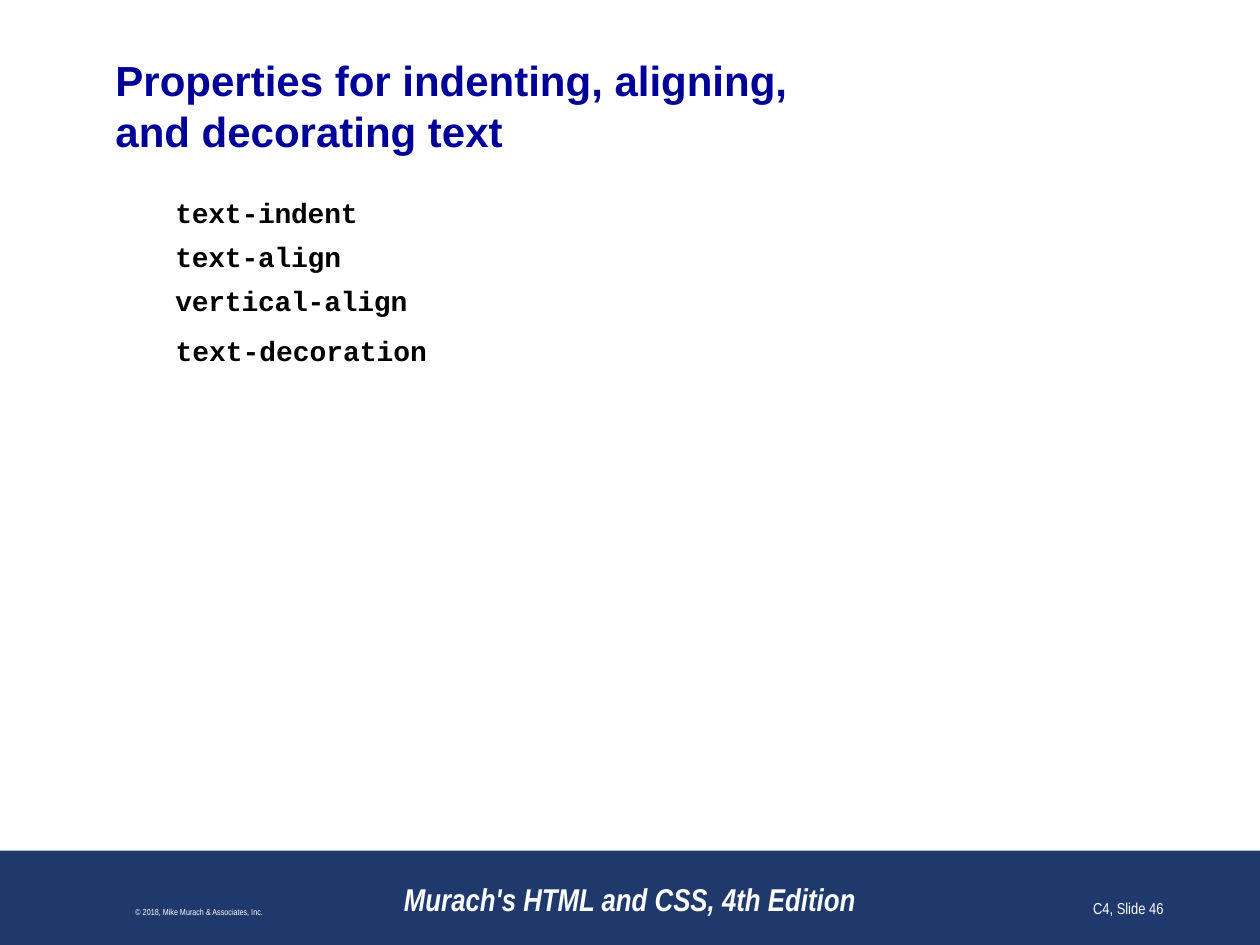
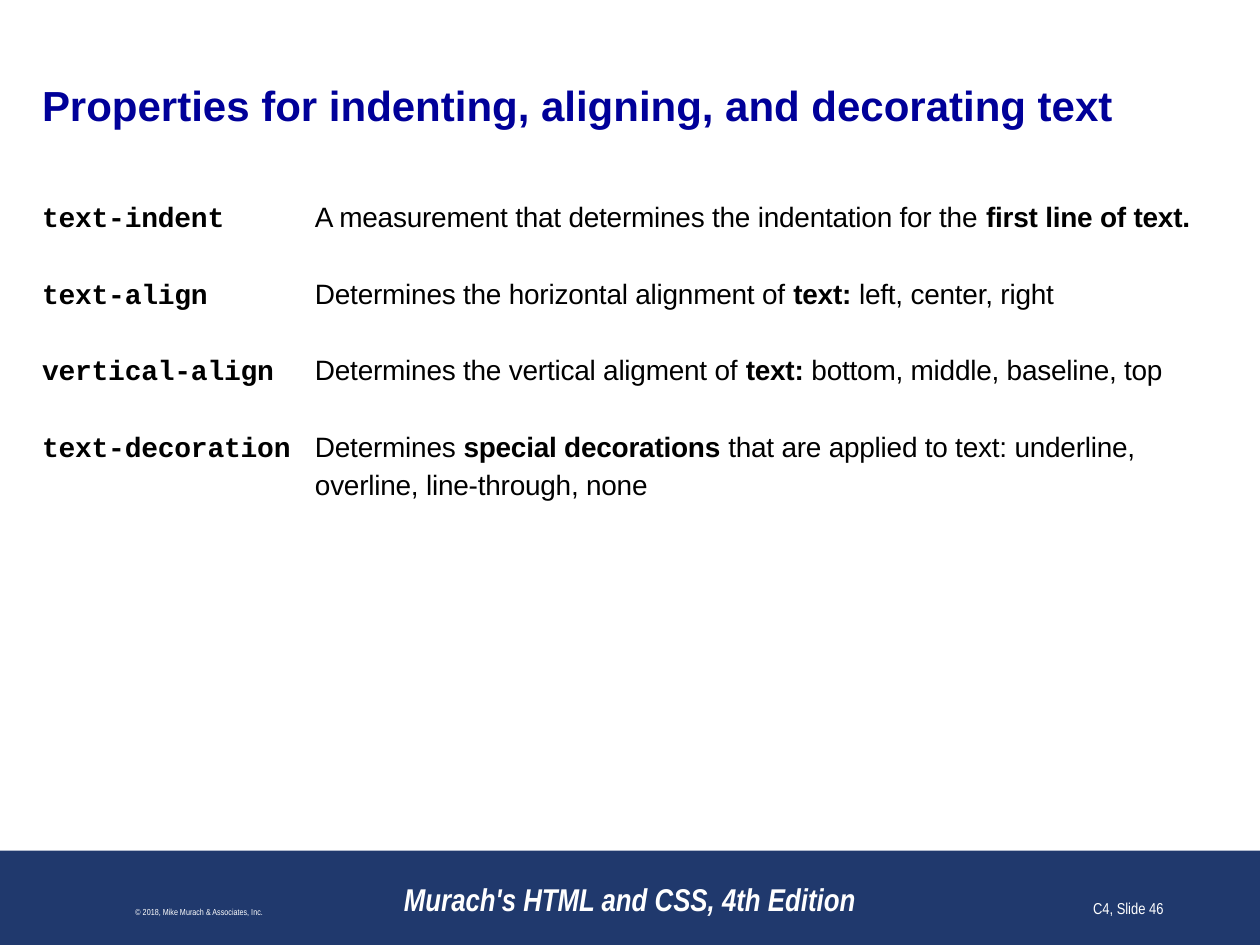
Before and after one commit to paulsmithkc/awd1000_base_lab_and_homework, a slide deck: slide 46 of murach_html_4e/slides/Chapter 4 slides (Revised).pptx. Drawn at 1260x945 pixels with LibreOffice and Linux fonts; fonts in the diff are those of the drawing; background and template pictures are left out. Boxes give left, top, right and bottom in pixels: in the first picture for what was removed or moved away, otherwise in the second. Text is boxed around its words. In the diff, an @@ line names an element or a change of style, - is before the commit and + after.

```diff
--- a/murach_html_4e/slides/Chapter 4 slides (Revised).pptx
+++ b/murach_html_4e/slides/Chapter 4 slides (Revised).pptx
@@ title "Properties for indenting, aligning, and ..." rewrapped from [115,65,787,155] to [42,90,1113,130] @@
@@ text "text-indent": place and size @@
-text "text-indent" at [175,203,427,362]
+text "text-indent" at [42,208,291,458]
@@ text "text-indent" at [42,208,291,458]: letter spacing 0 to -0.1 pt in "text-decoration"; indent changed; line spacing 1 to 1.14; less space between paragraphs @@
@@ text added at [315,206,1191,500], 16 pt, text #000000 @@
+A measurement that determines the indentation for the first line of text.
+Determines the horizontal alignment of text: left, center, right
+Determines the vertical aligment of text: bottom, middle, baseline, top
+Determines special decorations that are applied to text: underline, overline, line-through, none
```
Also in this commit, not shown: 20 other slides changed, 1 slide added, 5 slides removed.
